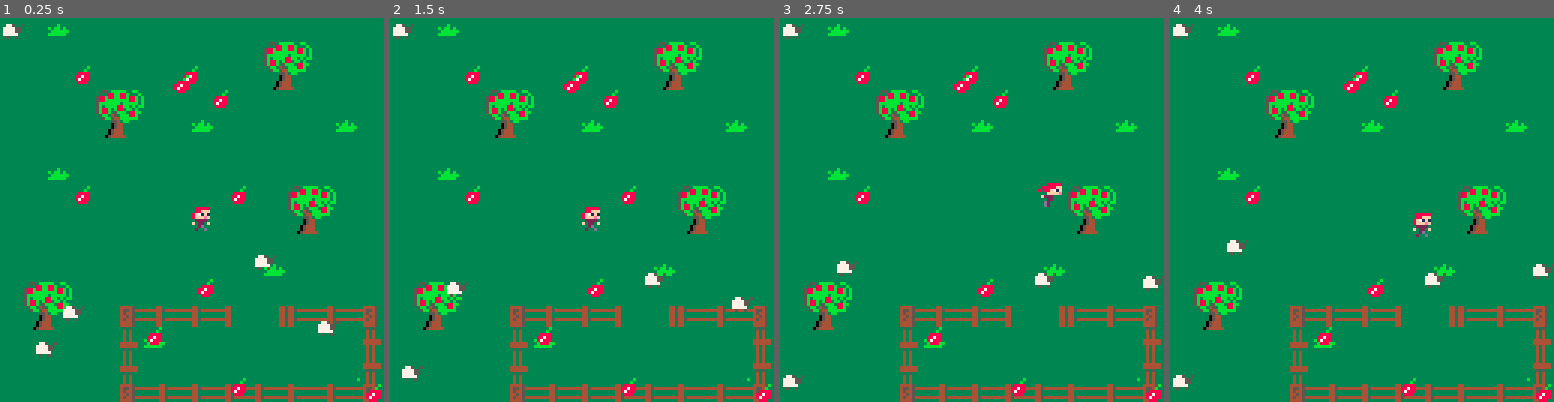
Above: before the commit, frames 1-4 (left to right).
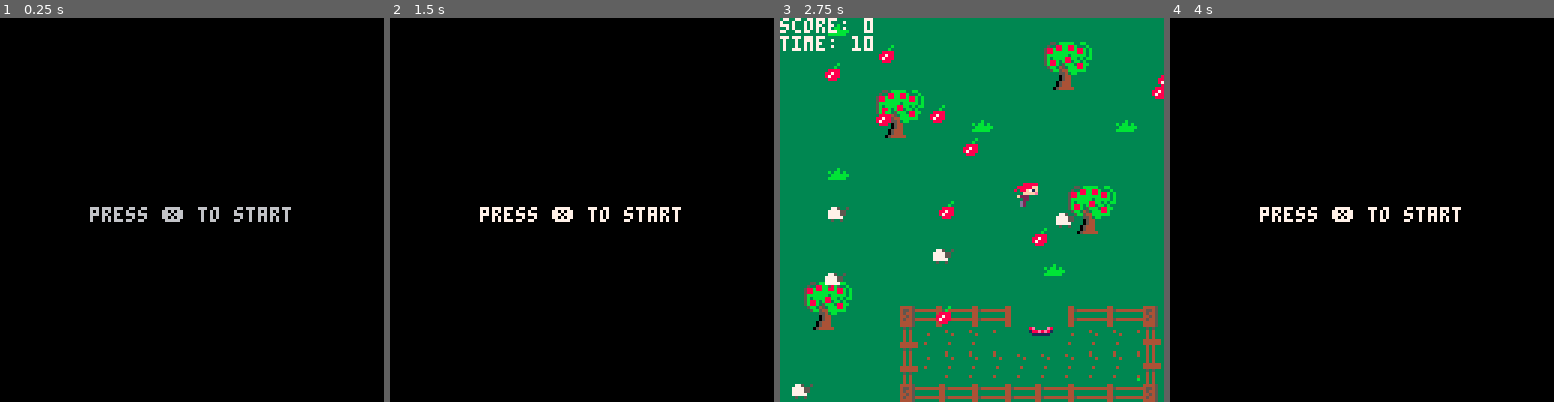
Above: after the commit, the same moments.

Repository: DariaAlexandrescu/Pico-8-Game
Game: PICO-8 cartridge sheep.p8
The game is run twice, just before and just after one commit, with the same random seed, the same clock (stepped at 60 frames per second) and the same inputs.
Inputs:
- Up to frame 1 (0.25 s): no input
- Up to frame 2 (1.5 s): tap X (X key) at 0.33, 1.07 s
- Up to frame 3 (2.75 s): hold Right 1.6-2.1 s; tap X (X key) at 1.85 s; hold Up 2.15-2.42 s; hold Right from 2.47 s (still down)
- Up to frame 4 (4 s): tap X (X key) at 2.97 s; release Right at 3.03 s; hold Left 3.08-3.58 s; hold Down 3.63-3.97 s

The runs differ from the first frame. In frame 1, 100% of the frame differs, in the area x 0-100%, y 0-100%; in frame 2, 100%; in frame 3, 5.2%; in frame 4, 100%.

Commit message:
finishing the game

Diff:
--- a/Daria A_Sheep Game.p8
+++ b/sheep.p8
@@ -2,16 +2,48 @@
 version 38
 __lua__
 --initialize world
+
 function _init()
+ scene="menu"
+ start_game()
+end
+
+function start_game()
+ score_color=7
+ score_color_cooldown=0
 	player=init_player()
 	sheeps=init_sheeps()
 	apples=init_apples()
 end
 
 function _update()
+	update_time()
+ if scene=="menu" then
+  update_menu()
+  elseif scene=="game" then
+   update_game()
+ end
+end
+
+function update_time()
+ if scene=="game" then
+	game_time_current=game_time_end-time()
+		if game_time_current<=0 then
+				scene="menu"
+		end
+ end
+end
+
+ function update_game()
+ manage_player_state()
+ if (score_color_cooldown <= time()) then
+ 	score_color=7
+ end
 	player_movement()
 	collect_apples()
 	move_sheeps()
+	if btnp(❎) then scene="menu"
+	end
 end
 
 -- drawing list of objects
@@ -21,13 +53,23 @@
 	end
 end
 
-
 function _draw()
+if scene=="menu" then
+  draw_menu()
+  elseif scene=="game" then
+   draw_game()
+   end
+ end
+
+function draw_game()
 	cls()
 	map(16,8,0,0,31,31)
+	spr(26, gate.x, gate.y)
 	spr(player.sprt, player.x, player.y, 1, 1, player.flipped)
 	draw_objects(apples)
 	draw_objects(sheeps)
+	print('score: '..score, 0, 0, score_color)
+	print('time: '..ceil(game_time_current))
 end
 
 function distance(x1,y1,x2,y2)
@@ -35,8 +77,7 @@
 end
 
 -->8
---collide prima incercare, failed
-collect_cooldown=0
+--collide
 
 function collide_object(obj, aim, flag)
 	local x=obj.x		local y=obj.y
@@ -63,8 +104,8 @@
  end
 
  --pixels to tiles
- x1=flr(x1/8)    y1=flr(y1/8)
- x2=flr(x2/8)    y2=flr(y2/8)
+ x1=flr((x1+16*8)/8)    y1=flr((y1+8*8)/8)
+ x2=flr((x2+16*8)/8)    y2=flr((y2+8*8)/8)
 
 
 	if fget(mget(x1,y1), flag)
@@ -72,38 +113,12 @@
  or fget(mget(x2,y1), flag)
  or fget(mget(x2,y2), flag)
  then
- 	if (time() > collect_cooldown)
- 	then
- 		collect_item(x1, y1)
- 	end
- end
-end
-
-function collect_item(x1,y1)
-	collect_cooldown=time()+1
-	local collected_apple={
-		x=0,
-		y=0
-	}
-	for apple in all(apples) do
-		if collected_apple.x==0
-			and collected_apple.y==0
-		then
-			collected_apple=apple
-		else
-			if distance(
-				collected_apple.x,
-				collected_apple.y,
-				x1,
-				y1) > distance(apple.x, apple.y, x1, y1)
-			then
-				collected_apple=apple
-			end
-		end
-	end
-
-	del(apples, collected_apple)
-end
+ 	return true
+ end
+
+ return false
+end
+
 -->8
 --sheep
 
@@ -111,7 +126,7 @@
 function init_sheeps()
 	local sheeps={}
 	for i=1,5 do
-		sheep={
+		local sheep={
 			sp=10,
 			x=flr(rnd(16)*8),
 			y=flr(rnd(16)*8),
@@ -119,8 +134,10 @@
 			running=false,
 			walking_cooldown=time(),
 			walking=false,
+			scared=false,
 			catched=false,
 			acc=.2,
+			already_cd=time(),
 			next_position={
 				x=x, y=y
 			}
@@ -133,10 +150,46 @@
 --changing state of sheeps, generating new points to walk to
 function move_sheeps()
 	for sheep in all(sheeps) do
+		if sheep.already_cd <= time() then
+		local player_distance=distance(player.x, player.y,
+			sheep.x, sheep.y)
+
+		local gate_dist=distance(sheep.x, sheep.y, gate.x, gate.y)
+
+		if gate_dist < 4 and sheep.catched then
+			sfx(01)
+			score+=10
+			score_color=8
+			score_color_cooldown=time()+1
+			sheep.catched=false
+			sheep.walking=false
+			sheep.already_cd=time()+3
+		end
+
+		if player_distance < 4 then
+			follow_player(sheep)
+		end
+
+		if player_distance < 16
+			and not sheep.catched then
+			sheep.walking=true
+			sheep.scared=true
+			sheep.walking_cooldown=0
+		end
+
+		if player_distance > 28 then
+			sheep.scared=false
+			sheep.acc=.2
+		end
+
+		if sheep.scared then
+			generate_run_point(sheep)
+		end
+
 		if sheep.catched then
-			generate_next_point_based_on_player(sheep)
-		end
-		if not sheep.catched and sheep.walking_cooldown < time() then
+				generate_next_point_based_on_player(sheep)
+		end
+		if not sheep.scared and not sheep.catched and sheep.walking_cooldown < time() then
 			generate_next_position(sheep)
 		end
 		if sheep.x==sheep.next_position.x
@@ -146,20 +199,17 @@
 		if sheep.walking then
 			move_sheep(sheep)
 		end
-		if distance(player.x, player.y,
-			sheep.x, sheep.y) < 4 then
-				follow_player(sheep)
-		end
+	end
 	end
 end
 
 --next position is player's position
 function generate_next_point_based_on_player(sheep)
 	sheep.next_position={
-				x=player.x,
+				x=player.x+8,
 				y=player.y
 			}
-			sheep.walking=true
+	sheep.walking=true
 end
 
 --gemerates a mew random position based on current one
@@ -167,14 +217,14 @@
 		local x = sheep.x+((rnd()*2-1) * 40)
 			local y = sheep.y+((rnd()*2-1) * 40)
 			if x>=120 then
-				x=120
+				x=120-flr(rnd(60))
 			elseif x<=0 then
-				x=0
+				x=0+flr(rnd(60))
 			end
 			if y>=120 then
-				y=120
+				y=120-flr(rnd(60))
 			elseif y<=0 then
-				y=0
+				y=0+flr(rnd(60))
 			end
 
 			sheep.next_position={
@@ -191,7 +241,7 @@
 		and sheep.walking_cooldown < time() then
 			sheep.catched=false
 		end
-	if distance(sheep.x,sheep.y, sheep.next_position.x, sheep.next_position.y) < 3
+	if not sheep.scared and distance(sheep.x,sheep.y, sheep.next_position.x, sheep.next_position.y) < 3
 			then
 				sheep.walking=false
 			end
@@ -210,8 +260,43 @@
 end
 
 function follow_player(sheep)
+	sheep.scared=false
+	sheep.acc=.4
 	sheep.catched=true
 	sheep.walking_cooldown=time()+10
+end
+
+function generate_run_point(sheep)
+
+	local px=player.x
+	local sx=sheep.x
+	local py=player.y
+	local sy=sheep.y
+
+	local nx,ny
+
+	local dist=4
+
+	if px < sx then
+		nx=sx+dist
+	end
+
+	if px > sx then
+		nx=sx-dist
+	end
+
+	if py > sy then
+		ny=sy-dist
+	end
+
+	if py < sy then
+		ny=sy+dist
+	end
+
+
+	sheep.next_position.x=nx
+	sheep.next_position.y=ny
+	sheep.acc=.6
 end
 -->8
 --player
@@ -230,30 +315,39 @@
 		idle_cooldown=time(),
 		flipped=false,
 		anim_cd=.01,
-		anim=0
+		anim=0,
+		start_speed=1,
+		speed=start_speed,
+		buffed=false,
+		start_sprt=2,
+		buffed_time=0
 	}
 end
 
 function player_movement()
  player.flipped=false
-	if btn(➡️) and player.x<120 then
-		player.x+=player.acc
+	if btn(➡️) and player.x<120
+		and not collide_object(player, "right", 7) then
+		player.x+=player.acc*player.speed
 		player.idle=false
 		player.idle_cooldown=time()+player.anim_cd
 	end
-	if btn(⬅️) and player.x>0 then
-		player.x-=player.acc
+	if btn(⬅️) and player.x>0
+		and not collide_object(player, "left", 7) then
+		player.x-=player.acc*player.speed
 		player.flipped=true
 		player.idle=false
 		player.idle_cooldown=time()+player.anim_cd
 	end
-	if btn(⬆️) and player.y>0 then
-		player.y-=player.acc
+	if btn(⬆️) and player.y>0
+		and not collide_object(player, "up", 7) then
+		player.y-=player.acc*player.speed
 		player.idle=false
 		player.idle_cooldown=time()+player.anim_cd
 	end
-	if btn(⬇️) and player.y<120 then
-		player.y+=player.acc
+	if btn(⬇️) and player.y<120
+		and not collide_object(player, "down", 7) then
+		player.y+=player.acc*player.speed
 		player.idle=false
 		player.idle_cooldown=time()+player.anim_cd
  end
@@ -261,7 +355,7 @@
  -- idle if not moving
  if player.idle_cooldown < time()
  then
- 	player.sprt=2
+ 	player.sprt=player.start_sprt
  	player.idle=true
  end
 
@@ -269,38 +363,92 @@
  if not player.idle
  then
  	player.sprt+=1
- 	if player.sprt > 6 then
- 		player.sprt=3
+ 	if player.sprt > player.start_sprt+4 then
+ 		player.sprt=player.start_sprt+1
  	end
  end
+end
+
+function manage_player_state()
+	if player.buffed_time<=time() then
+		debuff_player()
+	end
+end
+
+function debuff_player()
+	player.start_sprt=2
+	player.buffed=false
+	player.speed=player.start_speed
 end
 -->8
 --apples
 function init_apples()
 	local apples={}
 	for i=1,10 do
+	local x,y,x_tile,y_tile
+	x=flr(rnd(16)*8)
+	y=flr(rnd(16)*8)
+	x_tile=(x)/8
+	y_tile=(y)/8
+	printh('x_tile:'..x_tile..'y_tile'..y_tile)
+	if not fget(mget(x_tile, y_tile),7) then
 		local apple={
 			sp=1,
-			x=flr(rnd(16)*8),
-			y=flr(rnd(16)*8),
+			x=x,
+			y=y,
 			distance=1000
 		}
 		add(apples, apple)
+		end
 	end
 	return apples
 end
 
 function collect_apples()
 	for apple in all(apples) do
-		if (apple.distance < 4)
+		if (apple.distance < 6)
 		then
-			printh("Apple collected")
 			del(apples, apple)
+			sfx(0)
+			 speed_buff()
 		end
 		apple.distance = distance(player.x, player.y, apple.x, apple.y)
-		printh(tostr(apple.distance).." - Apple distance to player")
-	end
-end
+	end
+end
+
+function speed_buff()
+  player.speed=2
+  player.buffed=true
+  player.start_sprt=34
+  player.sprt=player.start_sprt
+  player.buffed_time=time()+2
+  game_time_end+=10
+ end
+-->8
+--game manager
+score=0
+
+gate={
+	x=83,
+	y=100
+}
+-->8
+function draw_menu()
+ cls()
+ print("press ❎ to start",30,63)
+end
+
+-->8
+function update_menu()
+ if btnp(❎) then
+ 	scene="game"
+ 	game_time_current=0
+ 	game_time_end=time()+10
+ 	start_game()
+ end
+end
+
+
 
 
 
@@ -375,7 +523,7 @@
 
 
 __gff__
-0001000000000000000008040404000000000000000000000000000000000000000000000000000000000000000000000000000000000000000000000000000001000000000000000000000000000000000000000000000000000000000000000000000000000000000000000000000000000000000000000000000000000000
+0001000000000000000000000000000000000000000000000000000000000000000000000000000000000000000000000000000000000000000000000000000001020080808080808000008080808080000000808080000000000000000000800000000000800000000000000000008000000000008080808080808080808080
 0000000000000000000000000000000000000000000000000000000000000000000000000000000000000000000000000000000000000000000000000000000000000000000000000000000000000000000000000000000000000000000000000000000000000000000000000000000000000000000000000000000000000000
 __map__
 8181818181818181818181818181818181818181818181818181818181818181000000000000000000000000000000000000000000000000000000000000000000000000000000000000000000000000000000000000000000000000000000000000000000000000000000000000000000000000000000000000000000000000
@@ -398,9 +546,24 @@
 8181818181818181818181818181818181818181818181818181818181818181000000000000000000000000000000000000000000000000000000000000000000000000000000000000000000000000000000000000000000000000000000000000000000000000000000000000000000000000000000000000000000000000
 8181818181818181818181818181808181818181818181818181818081818181000000000000000000000000000000000000000000000000000000000000000000000000000000000000000000000000000000000000000000000000000000000000000000000000000000000000000000000000000000000000000000000000
 8181818181818181818181818181818181434481818181818181818181818181000000000000000000000000000000000000000000000000000000000000000000000000000000000000000000000000000000000000000000000000000000000000000000000000000000000000000000000000000000000000000000000000
-8181818181818181818181818181818181535481814546474849814a4c4d4e4f000000000000000000000000000000000000000000000000000000000000000000000000000000000000000000000000000000000000000000000000000000000000000000000000000000000000000000000000000000000000000000000000
-818181818181818181818181818181818181818181558081818181818181815f000000000000000000000000000000000000000000000000000000000000000000000000000000000000000000000000000000000000000000000000000000000000000000000000000000000000000000000000000000000000000000000000
-818181818181818181818181818181808181818181658181818181818181816f000000000000000000000000000000000000000000000000000000000000000000000000000000000000000000000000000000000000000000000000000000000000000000000000000000000000000000000000000000000000000000000000
+818181818181818181818181818181818153548181454647484981814c4d4e4f000000000000000000000000000000000000000000000000000000000000000000000000000000000000000000000000000000000000000000000000000000000000000000000000000000000000000000000000000000000000000000000000
+818181818181818181818181818181818181818181554141418181814141415f000000000000000000000000000000000000000000000000000000000000000000000000000000000000000000000000000000000000000000000000000000000000000000000000000000000000000000000000000000000000000000000000
+818181818181818181818181818181808181818181654141414141414141416f000000000000000000000000000000000000000000000000000000000000000000000000000000000000000000000000000000000000000000000000000000000000000000000000000000000000000000000000000000000000000000000000
 81818181818181818181818181818181818181818175767778797a7b7c7d7e7f000000000000000000000000000000000000000000000000000000000000000000000000000000000000000000000000000000000000000000000000000000000000000000000000000000000000000000000000000000000000000000000000
 
 
+…(15 lines of a section not shown)…
Not shown, changed: 24 lines of the sprite sheet (__gfx__) section of sheep.p8
Not shown, changed: the music (__music__) section of sheep.p8
Not shown, changed: the sound effects (__sfx__) section of sheep.p8
Not shown, changed: pico.bat
